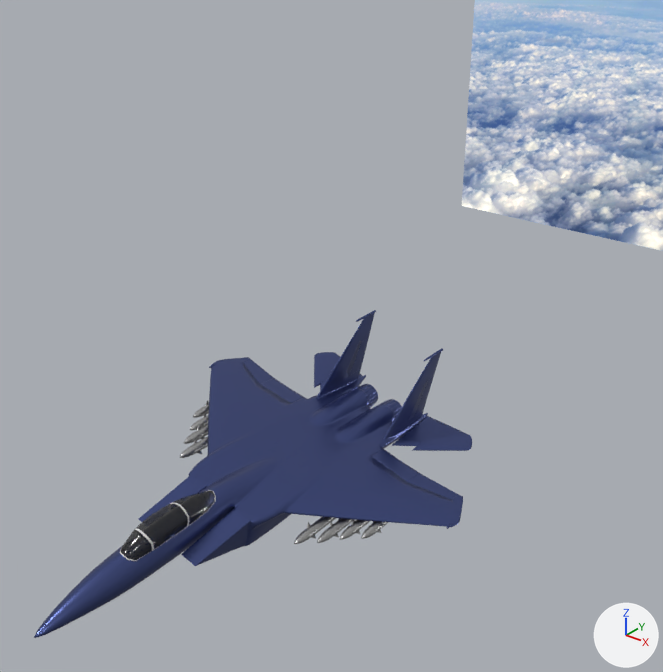
A saved change to the Blender file BlenderFundamentals/AnimationFundamentals_004.blend.
Rendered twice from a camera (50 mm lens) standing at (20.2, -20.5, 20.3) and looking at (2.5, 1.7, 6.5). The axes (+X, +Y, +Z) are drawn at lower right. The lights are the same throughout.

Names of what the first picture shows: 'SkyA', 'airCraft_f15_v003.001'.
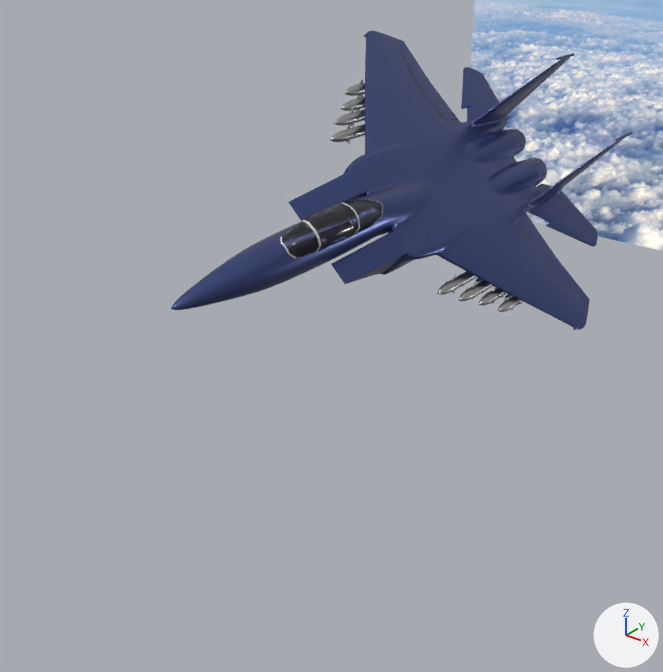
ob_empty_001 is not drawn itself; it is the parent of ob_empty.

Changed parts and their boxes (x1, y1, x2, y2) in the pictures (663 x 672 px):
'airCraft_f15_v003.001', moved, turned: before (34, 310, 472, 638); after (171, 31, 633, 330)

Diff of the bpy script that builds the scene:
```diff
--- a/BlenderFundamentals/AnimationFundamentals_004.blend.py
+++ b/BlenderFundamentals/AnimationFundamentals_004.blend.py
@@ ob_empty_001 @@
 ob_empty_001 = bpy.data.objects.new('Empty.001', None)
-ob_empty_001.location = (0.0, 0.0, -0.154)
-ob_empty_001.rotation_euler = (0.0, 0.21, 0.0)  # degrees (0, 12, 0)
+ob_empty_001.location = (4.185, 2.773, 10.96)
+ob_empty_001.rotation_euler = (0.0, 0.763, 0.0)  # degrees (0, 44, 0)
 ob_empty_001.scale = (7.18, 10.2, 3.58)
```
